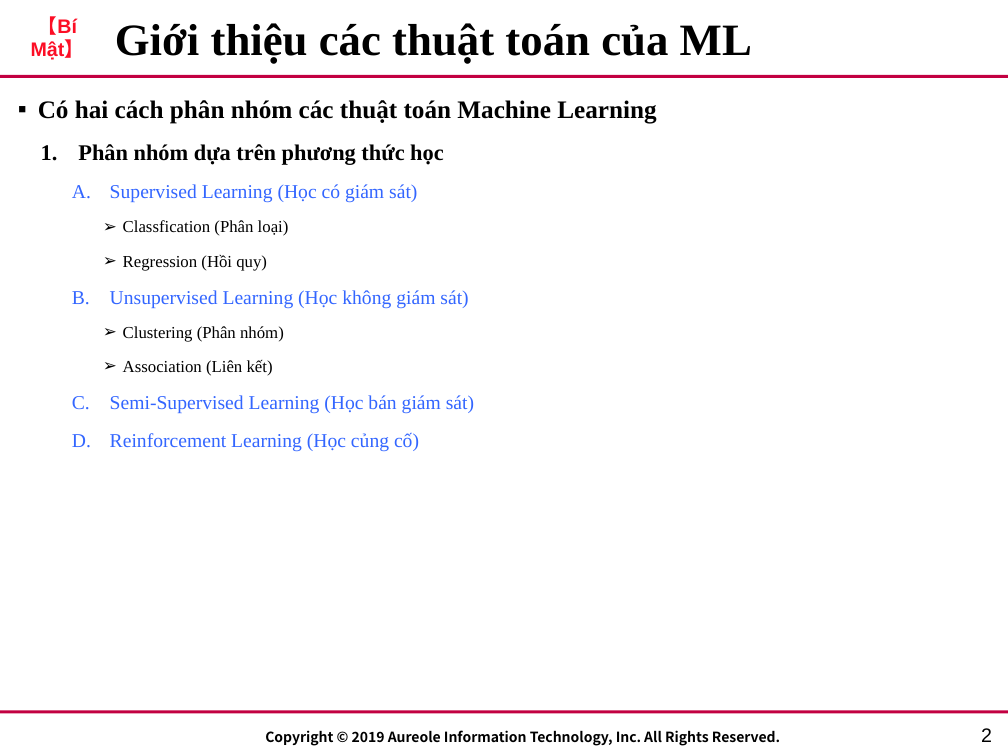
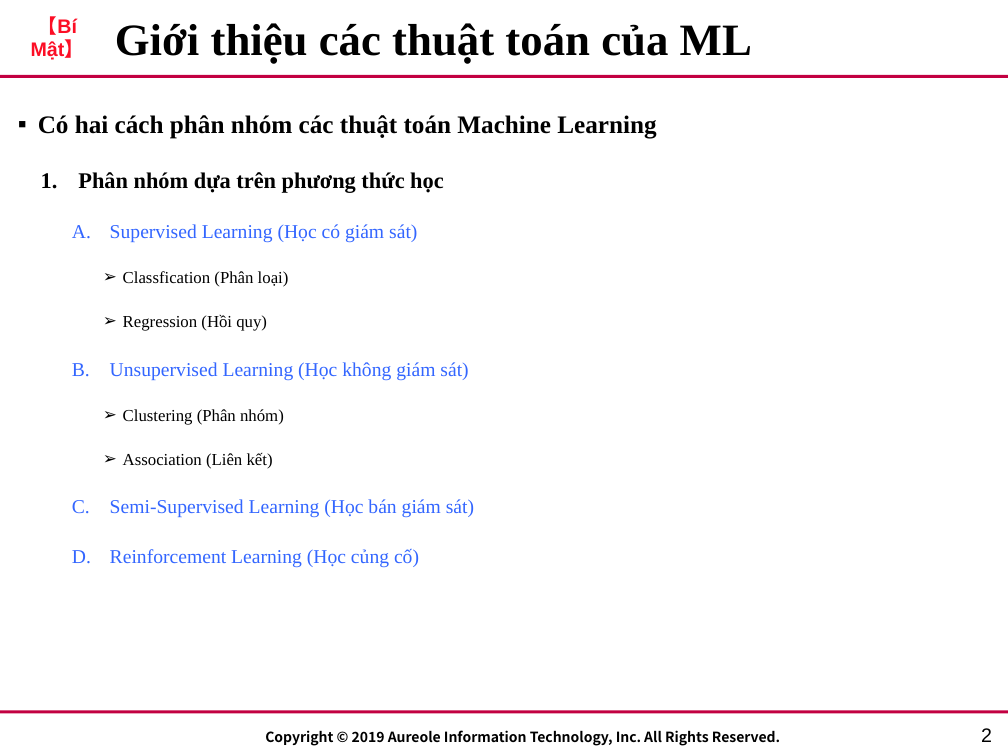
Before and after one commit to lucas2298/chat, a slide deck: slide 3 of AIT_Template.pptx. Drawn at 1008x756 pixels with LibreOffice and Linux fonts; fonts in the diff are those of the drawing; background and template pictures are left out. Boxes give left, top, right and bottom in pixels: in the first picture for what was removed or moved away, otherwise in the second. Text is boxed around its words. In the diff, an @@ line names an element or a change of style, - is before the commit and + after.

```diff
--- a/AIT_Template.pptx
+++ b/AIT_Template.pptx
@@ text "Có hai cách phân nhóm ..." at (8,92,1001,688): line spacing 1 to 1.5 @@
```
Also in this commit, not shown: 4 other slides changed, 2 slides added, 2 slides removed.
